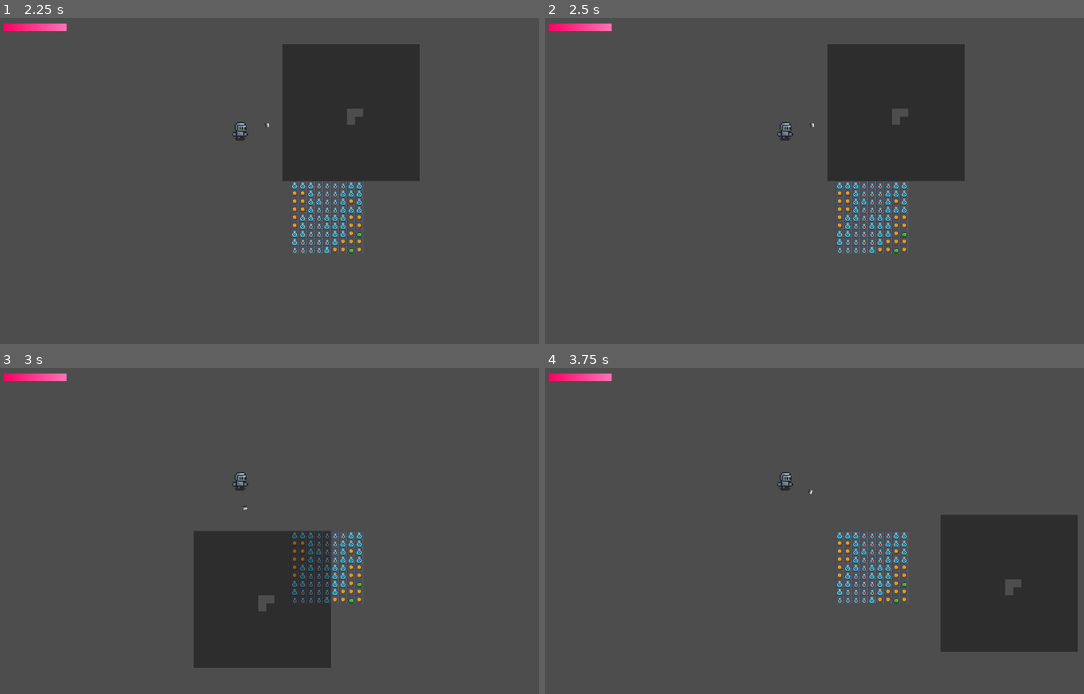
Above: before the commit, frames 1-4 (two rows, left to right).
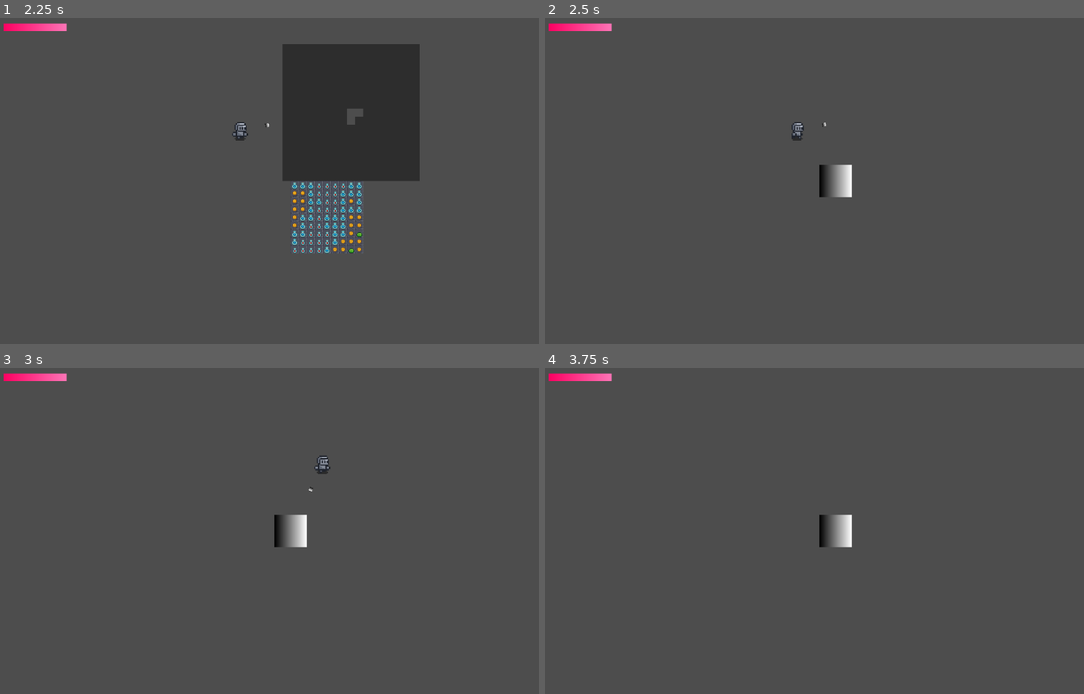
Above: after the commit, the same moments.

Repository: Fishybearr/Global26
Game: Godot game, scene res://root.tscn
Same seed, same stepped clock (60 frames per second), same inputs: the game is played once before the commit and once after it.
Inputs (mouse positions are in pixels of both pictures, inside the frame that each line leads up to):
- Up to frame 1 (2.25 s): tap Enter at 0.5, 2 s; move the mouse to (420, 164) at 0.52 s; hold D (x_right) 0.53-1.28 s; click (420, 164) at 0.6 s; tap Space (hit_attack) at 1.25, 2.1 s; move the mouse to (172, 197) at 1.27 s; hold S (y_down) 1.28-2.03 s; click (172, 197) at 1.35 s; move the mouse to (350, 109) at 2.02 s; hold D (x_right) from 2.03 s (still down)
- Up to frame 2 (2.5 s): keep holding D (x_right); click (895, 109) at 2.3 s
- Up to frame 3 (3 s): move the mouse to (264, 596) at 2.77 s; release D (x_right) at 2.78 s; hold W (y_up) from 2.78 s (still down); click (264, 596) at 2.85 s
- Up to frame 4 (3.75 s): move the mouse to (1008, 579) at 3.52 s; release W (y_up) at 3.53 s; hold A (x_left) from 3.53 s (still down); click (1008, 579) at 3.6 s

Frame 1 is identical in both runs. In frame 2, 12% of the frame differs, in the area x 43-78%, y 8-73%; in frame 3, 11%; in frame 4, 12%, in the area x 43-99%, y 31-88%.
Error before the commit: Invalid access of index '16' on a base object of type: 'Array[Array]'. (res://MaskGrid.gd:80)
Error after the commit: Invalid access of index '16' on a base object of type: 'Array[Array]'. (res://MaskGrid.gd:82)

Commit message:
Going to end it

Diff:
--- /dev/null
+++ b/Levels/l1/level_base.tscn
@@ -0,0 +1,23 @@
+[gd_scene format=3 uid="uid://bx4oqtrfc1pdc"]
+
+[ext_resource type="Script" uid="uid://drnvng2i31uhg" path="res://door.gd" id="1_24mn8"]
+
+[sub_resource type="Gradient" id="Gradient_1nbx2"]
+
+[sub_resource type="GradientTexture2D" id="GradientTexture2D_24mn8"]
+gradient = SubResource("Gradient_1nbx2")
+
+[sub_resource type="RectangleShape2D" id="RectangleShape2D_8gvx5"]
+
+[node name="LevelBase" type="Node" unique_id=1589054656]
+
+[node name="Sprite2D" type="Sprite2D" parent="." unique_id=2125818684]
+texture = SubResource("GradientTexture2D_24mn8")
+
+[node name="Area2D" type="Area2D" parent="Sprite2D" unique_id=237414680]
+script = ExtResource("1_24mn8")
+
+[node name="CollisionShape2D" type="CollisionShape2D" parent="Sprite2D/Area2D" unique_id=1680983694]
+shape = SubResource("RectangleShape2D_8gvx5")
+
+[connection signal="body_entered" from="Sprite2D/Area2D" to="Sprite2D/Area2D" method="_on_body_entered"]
--- a/Levels/l1/send_spawn.gd
+++ b/Levels/l1/send_spawn.gd
@@ -1,14 +1,20 @@
 extends Node
 
 #get ref to the SceneManager
-@onready var scene_manager: Node = get_node("/root/Root/SceneManager")
+#@onready var scene_manager: Node = get_node("/root/Root/SceneManager")
 
 
 # Called when the node enters the scene tree for the first time.
 func _ready() -> void:
-	scene_manager.PopulateSpawnPoints(get_children())
+	pass
+	#scene_manager.PopulateSpawnPoints(get_children())
 
 
 # Called every frame. 'delta' is the elapsed time since the previous frame.
 func _process(delta: float) -> void:
 	pass
+
+
+#TODO: Need to redo the whole scene loading system
+# need to load the selector scene first
+# then load the game scene, then load selector again from that
--- a/Manager.gd
+++ b/Manager.gd
@@ -1,6 +1,6 @@
 extends Node2D
 
-const level = preload("res://Levels/l1/new_level.tscn")
+#const level = preload("res://Levels/l1/new_level.tscn")
 const selection = preload("res://mousescene.tscn")
 
 # Called when the node enters the scene tree for the first time.
--- a/MaskGrid.gd
+++ b/MaskGrid.gd
@@ -13,6 +13,8 @@
 
 #this will be an array of levels we can pull from
 #for now just using one level
+var LEVEL_BASE = load("uid://bx4oqtrfc1pdc")
+
 
 
 var tiles := [
@@ -89,3 +91,12 @@
 		print(OutputOther)
 		print(OutputEnemies)
 		print(OutputWeapons)
+
+		#this is where we load the next scene and send data to other objects
+
+		#create new scene
+		var lb = LEVEL_BASE.instantiate()
+		get_node("/root/Root/SceneManager").add_child(lb)
+		player.playerActive = true
+		get_node("/root/Root/SceneManager/Node2D").queue_free()
+		print("base")
--- a/door.gd
+++ b/door.gd
@@ -3,27 +3,22 @@
 @onready var player: Player = get_node("/root/Root/Player")
 
 @onready var level: Node2D = $".."
-const MOUSESCENE = preload("uid://bpwrehfeq5xf2")
 
-
-#@onready var spawn_manager: Node = $"../SpawnManager"
-
-# Called when the node enters the scene tree for the first time.
-func _ready() -> void:
-	pass # Replace with function body.
-
-
-# Called every frame. 'delta' is the elapsed time since the previous frame.
-func _process(delta: float) -> void:
-	pass
-
+var MOUSESCENE = load("uid://bpwrehfeq5xf2")
 
 func _on_body_entered(body: Node2D) -> void:
 	if body is Player:
 		print("next level")
+		print(MOUSESCENE)
 		var ms = MOUSESCENE.instantiate()
-
+		get_node("/root/Root/SceneManager").add_child(ms)
 		player.playerActive = false
 
-		get_node("/root/Root").add_child(ms)
+		get_node("/root/Root/SceneManager/LevelBase").queue_free()
+
+
+
+		#player.playerActive = false
+
+		#get_tree().change_scene_to_file("res://mousescene.tscn")
 		#level.queue_free()
Not shown: 1 places in mousescene.tscn that only renumber resources
